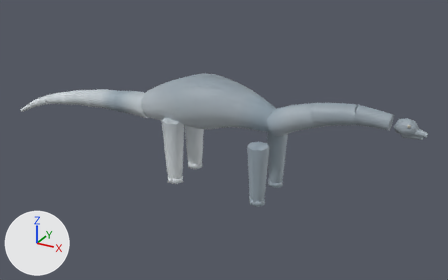
The glTF model examples/dinobrawl-3d/assets/diplodocus.glb as it was, and as the next commit left it.
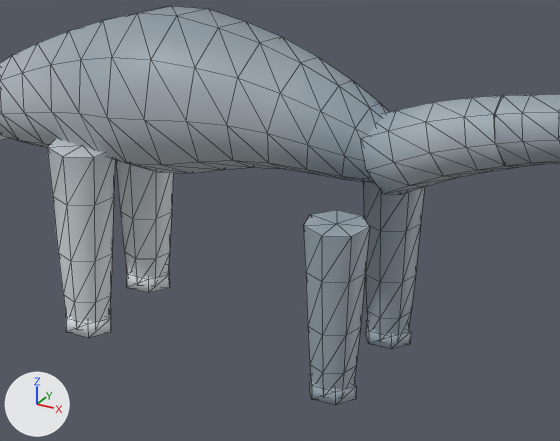
Each version is shown whole from a 50 mm lens placed at (9.24, -17.08, 10.32), pointed at (-0.39, 0.43, 1.56), then close up on the part from 33% to 74% of the width and 25% to 78% of the height. Arrows for +X, +Y and +Z are at lower left; the lights stay in place. The older version's two pictures come first. The close-ups show mesh edges as thin lines. Where no turn or scale is listed for an object, it has been applied to the vertices. Vertices at exactly the same position are counted once.

The first close-up shows 'bodym', 'footmBL', 'footmBR', 'footmFL', 'footmFR', 'legmBL', 'legmBR', 'legmFL', 'legmFR', 'neckm1', 'neckm2'.
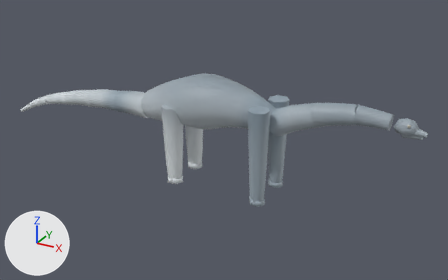
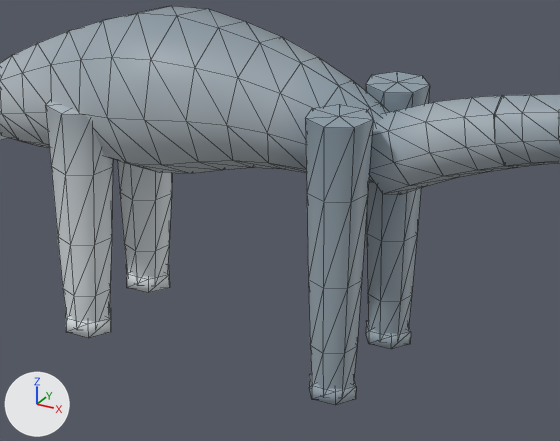
Location of each change, (x1, y1, x2, y2) in pixels of the close-ups (560 x 441 px; the box of a moved part takes in the faces that stretch with it):
'legmFR', reshaped (56% taller): before (303, 210, 370, 397); after (305, 104, 373, 397)
'legmBR', moved, rescaled (20% taller): before (47, 138, 115, 329); after (45, 100, 113, 329)
'legmFL', reshaped: before (363, 181, 425, 342); after (366, 71, 430, 342)
part 1 of me_legmfl, moved or reshaped: before (367, 311, 411, 342); after (368, 294, 412, 342)
part 2 of me_legmfl, moved or reshaped: before (365, 274, 416, 319); after (367, 234, 417, 302)
part 3 of me_legmfl, moved or reshaped: before (363, 181, 425, 283); after (366, 85, 430, 242)
part 4 of me_legmfl, moved or reshaped (not visible before): after (366, 71, 430, 93)
part 5 of me_legmfr, moved or reshaped: before (310, 365, 356, 397); after (310, 345, 357, 397)
part 6 of me_legmfr, moved or reshaped: before (308, 327, 361, 373); after (308, 280, 362, 354)
part 7 of me_legmfr, moved or reshaped: before (303, 226, 370, 336); after (305, 119, 373, 289)
part 8 of me_legmfr, moved or reshaped: before (304, 210, 369, 237); after (305, 104, 373, 128)

Diff of the bpy script that builds the scene:
```diff
--- a/examples/dinobrawl-3d/assets/diplodocus.glb.py
+++ b/examples/dinobrawl-3d/assets/diplodocus.glb.py
@@ me_legmfl @@
 # used by ob_legmfl; location = (0.0, 0.0, 0.0)
-me_legmfl.from_pydata(...)  # 37 vertices, 70 faces; spans x 1.15..1.85, y 0.38..1.06, z 0.2..2.2
+me_legmfl.from_pydata(...)  # 37 vertices, 70 faces; spans x 1.15..1.85, y 0.38..1.06, z 0.2..3.33
+# me_legmfl part 1: all 7 vertices in x 1.24..1.76, y 0.48..0.98, z 0.52 are moved by (0.0, 0.0, 0.22)
+# me_legmfl part 2: all 7 vertices in x 1.21..1.79, y 0.44..1.01, z 1.0 are moved by (0.0, 0.0, 0.51)
+# me_legmfl part 3: all 7 vertices in x 1.18..1.82, y 0.41..1.04, z 1.65 are moved by (0.0, 0.0, 0.85)
+# me_legmfl part 4: all 8 vertices in x 1.15..1.85, y 0.38..1.06, z 2.2 are moved by (0.0, 0.0, 1.13)
 me_legmfl.materials.append(mat_defaultmaterial)
@@ me_legmfr @@
 # used by ob_legmfr; location = (0.0, 0.0, 0.0)
-me_legmfr.from_pydata(...)  # 37 vertices, 70 faces; spans x 1.15..1.85, y -1.1..-0.42, z 0.2..2.2
+me_legmfr.from_pydata(...)  # 37 vertices, 70 faces; spans x 1.15..1.85, y -1.1..-0.42, z 0.2..3.42
+# me_legmfr part 5: all 7 vertices in x 1.24..1.76, y -1.0..-0.5, z 0.52 are moved by (0.0, 0.0, 0.24)
+# me_legmfr part 6: all 7 vertices in x 1.21..1.79, y -1.03..-0.47, z 1.0 are moved by (0.0, 0.0, 0.56)
+# me_legmfr part 7: all 7 vertices in x 1.18..1.82, y -1.07..-0.44, z 1.65 are moved by (0.0, 0.0, 0.93)
+# me_legmfr part 8: all 8 vertices in x 1.15..1.85, y -1.1..-0.42, z 2.2 are moved by (0.0, 0.0, 1.22)
 me_legmfr.materials.append(mat_defaultmaterial_002)
@@ me_legmbr @@
 # used by ob_legmbr; location = (0.0, 0.0, 0.0)
-me_legmbr.from_pydata(...)  # 37 vertices, 70 faces; spans x -2.14..-1.36, y -1.08..-0.32, z 0.2..2.45
+me_legmbr.from_pydata(...)  # 37 vertices, 70 faces; spans x -2.14..-1.36, y -1.08..-0.32, z 0.2..2.96
+# me_legmbr part 9: the whole mesh is scaled about its middle by (1, 1, 1.23), then moved by (0.0, 0.0, 0.25)
 me_legmbr.materials.append(mat_defaultmaterial_006)
```
